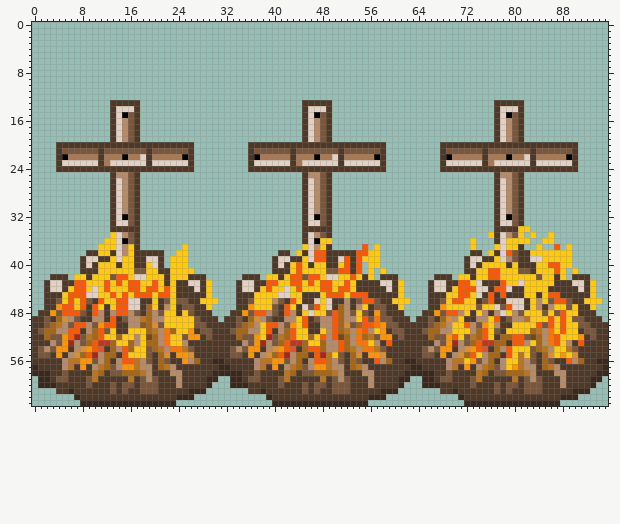
A sprite sheet gets an edit: Resources/Textures/_ShitChap/Structures/bonfire.rsi/burning.png. Above, as it was before the edit.
The file is 96x64 pixels.
After the commit:
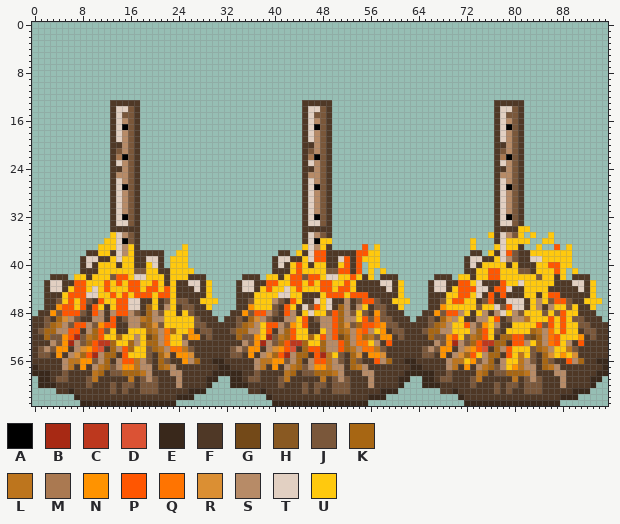
Palette (. is transparent): A #000000  B #a72914  C #bd381e  D #db5234  E #39281b  F #4f3826  G #734918  H #895922  J #7a573a  K #a76613  L #bd751d  M #aa7951  N #ff9300  P #ff5601  Q #ff7401  R #db8f33  S #b78b67  T #e2d0c2  U #ffc90e
What changed:
y 14: x 16 T -> J; x 48 T -> J; x 80 T -> J
y 15: x 15 A -> J; x 47 A -> J; x 79 A -> J
y 17: x 15 S -> A; x 47 S -> A; x 79 S -> A
y 20: x 4..12 FFFFFFFFF -> .........; x 15..16 FF -> SJ; x 18..26 FFFFFFFFF -> .........; x 36..44 FFFFFFFFF -> .........; x 47..48 FF -> SJ; x 50..58 FFFFFFFFF -> .........; x 68..76 FFFFFFFFF -> .........; x 79..80 FF -> SJ; x 82..90 FFFFFFFFF -> .........
y 21: x 4..13 FJJJJJJFJJ -> .........F; x 15 J -> S; x 17..26 JJFJJJJJJF -> F.........; x 36..45 FJJJJJJFJJ -> .........F; x 47 J -> S; x 49..58 JJFJJJJJJF -> F.........; x 68..77 FJJJJJJFJJ -> .........F; x 79 J -> S; x 81..90 JJFJJJJJJF -> F.........
y 22: x 4..13 FAMMMMMFMM -> .........F; x 16..26 MMTFMMMMMAF -> JF.........; x 36..45 FAMMMMMFMM -> .........F; x 48..58 MMTFMMMMMAF -> JF.........; x 68..77 FAMMMMMFMM -> .........F; x 80..90 MMTFMMMMMAF -> JF.........
y 23: x 4..13 FTTTTTTFMT -> .........F; x 15..26 TTTTFTTTTTTF -> SJF.........; x 36..45 FTTTTTTFMT -> .........F; x 47..58 TTTTFTTTTTTF -> SJF.........; x 68..77 FTTTTTTFMT -> .........F; x 79..90 TTTTFTTTTTTF -> SJF.........
y 24: x 4..12 FFFFFFFFF -> .........; x 15..16 FF -> SJ; x 18..26 FFFFFFFFF -> .........; x 36..44 FFFFFFFFF -> .........; x 47..48 FF -> SJ; x 50..58 FFFFFFFFF -> .........; x 68..76 FFFFFFFFF -> .........; x 79..80 FF -> SJ; x 82..90 FFFFFFFFF -> .........
y 27: x 15 S -> A; x 47 S -> A; x 79 S -> A
